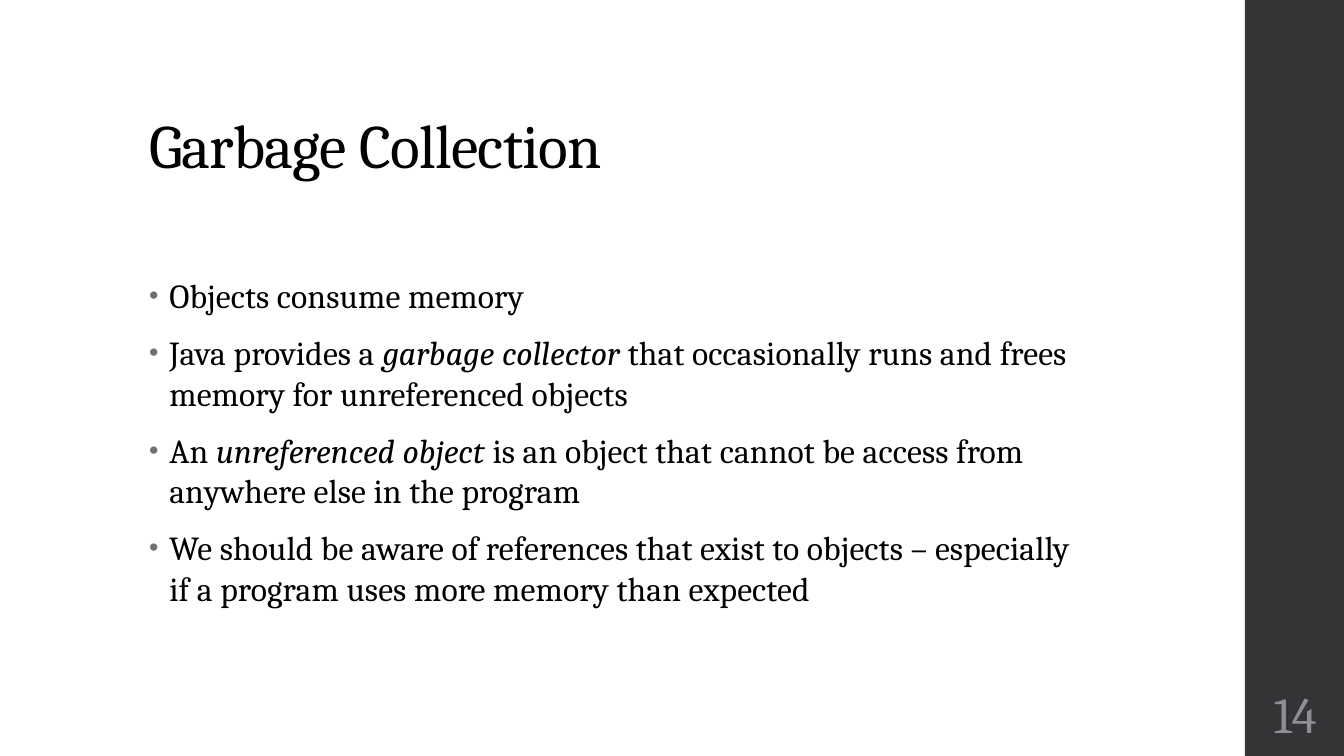
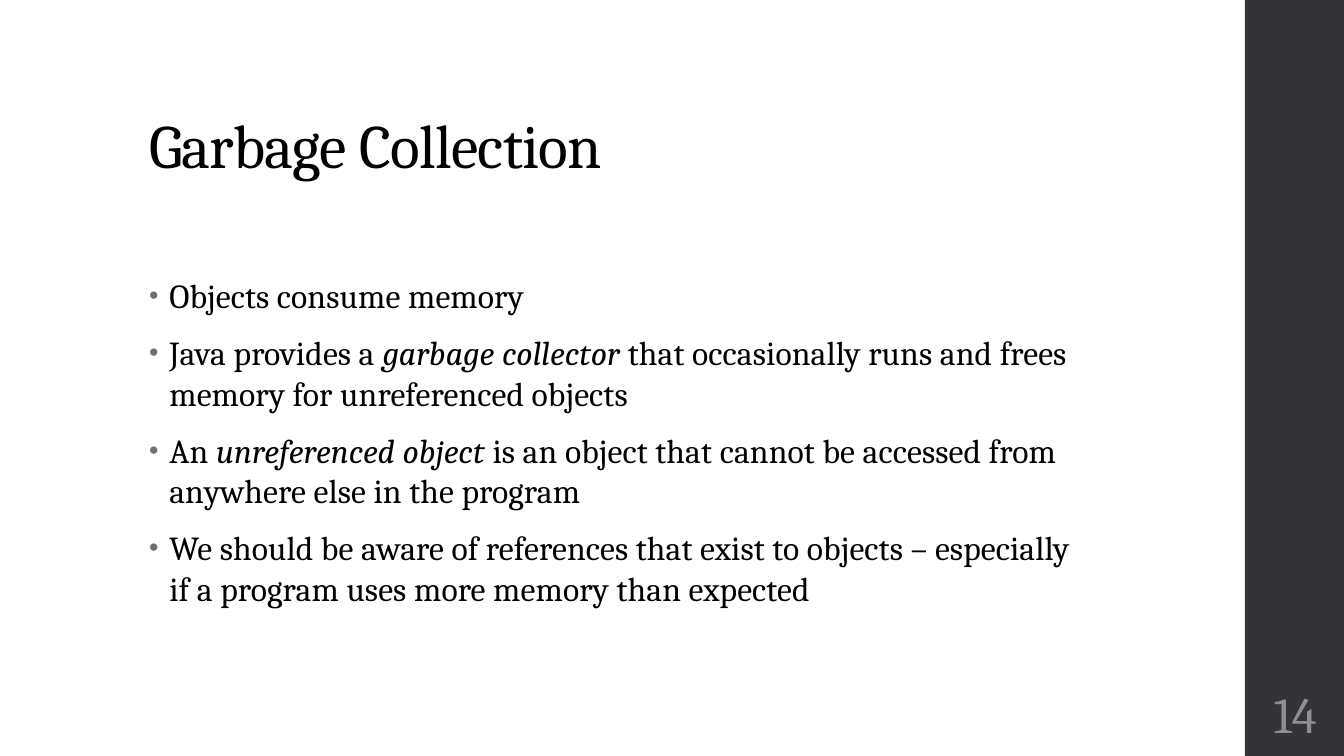
Before and after one commit to zarthur/CSCC-Fundamentals-Android-Notes, a slide deck: slide 14 of week_05/week_05.pptx. Drawn at 1344x756 pixels with LibreOffice and Linux fonts; fonts in the diff are those of the drawing. Boxes give left, top, right and bottom in pixels: in the first picture for what was removed or moved away, otherwise in the second. Text is boxed around its words. In the diff, an @@ line names an element or a change of style, - is before the commit and + after.

```diff
--- a/week_05/week_05.pptx
+++ b/week_05/week_05.pptx
@@ text at <box>169,439,1056,511</box>: text changed @@
-• An unreferenced object is an object that cannot be access from anywhere else in the program
+• An unreferenced object is an object that cannot be accessed from anywhere else in the program
```
Also in this commit, not shown: 2 other files.
